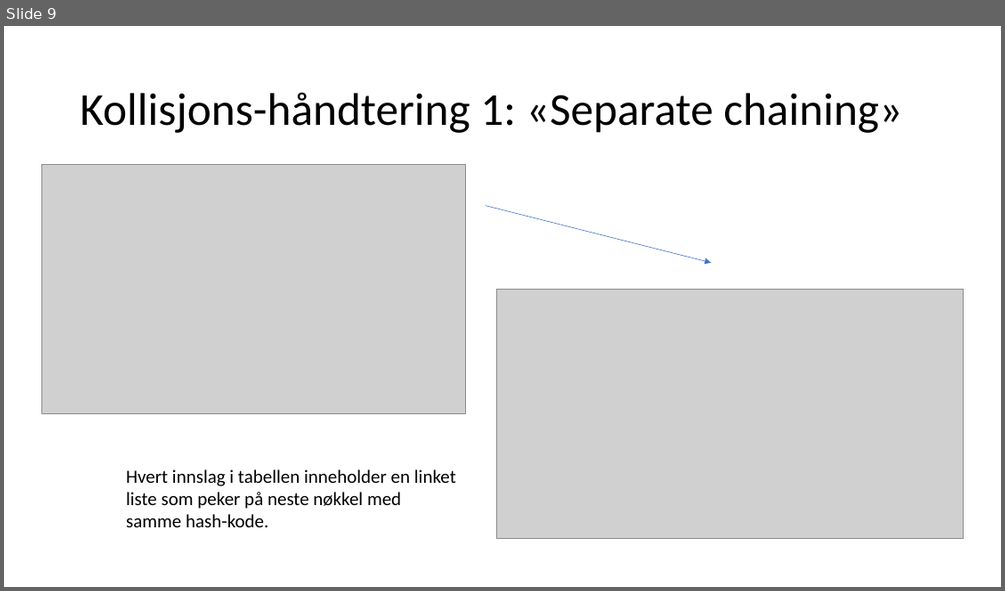
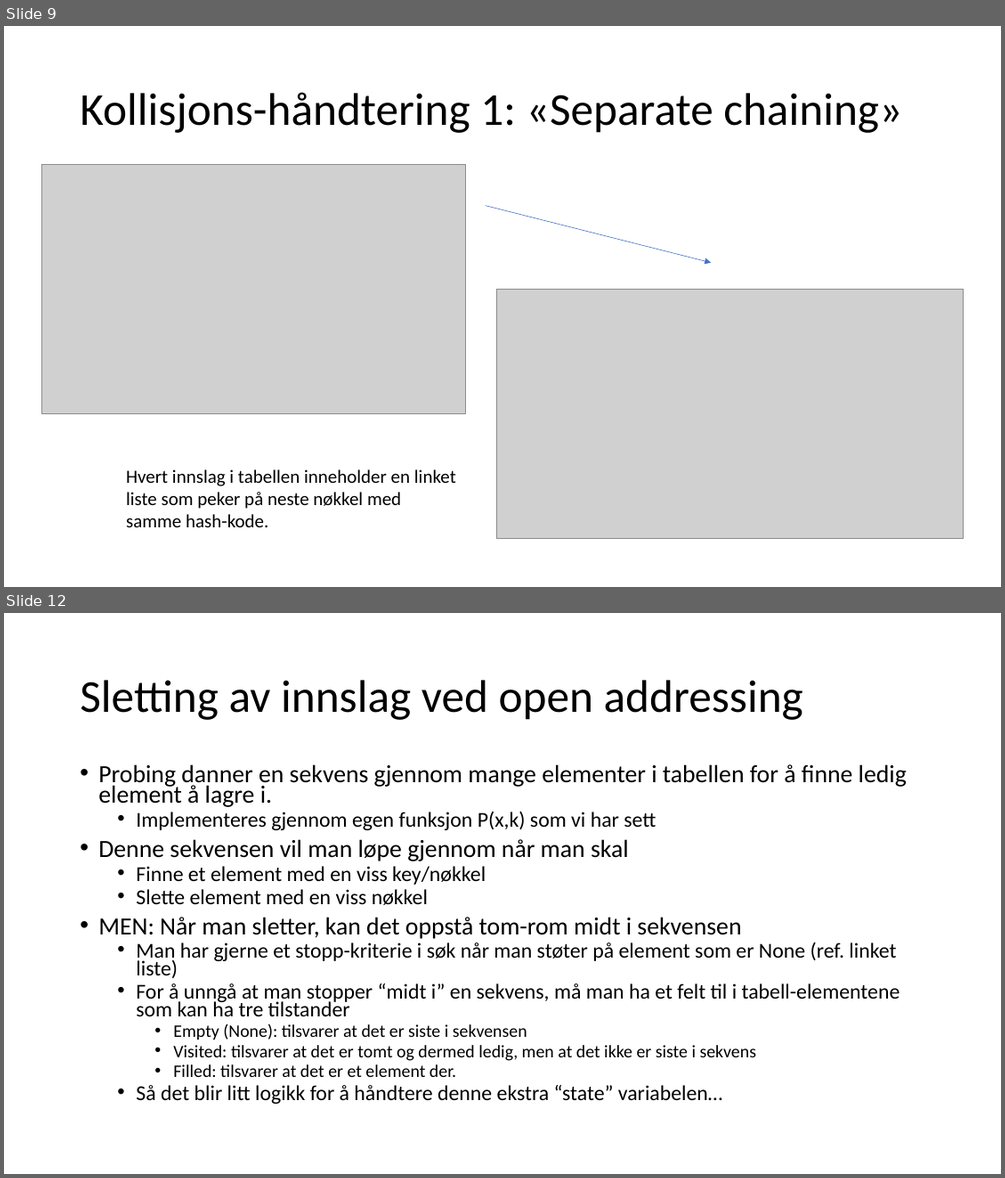
Before and after one commit to helgeingvart/DTE-2511, a slide deck: resources/classroom/Hashing.pptx. Shown one above the other, each under a label of ours: slide 9 before the commit, slides 9 and 12 after it; the slides between them are not shown. The pictures are 1005x591 and 1005x1178 pixels, drawn with LibreOffice and Linux fonts; fonts in the diff are those of the drawing; grey boxes stand for pictures. Boxes give left, top, right and bottom in pixels: in the first picture for what was removed or moved away, otherwise in the second. Text is boxed around its words. In the diff, an @@ line names an element or a change of style, - is before the commit and + after.

```diff
--- a/resources/classroom/Hashing.pptx
+++ b/resources/classroom/Hashing.pptx
@@ slide 12 added at (x1=4, y1=613, x2=1001, y2=1174), background #FFFFFF @@
@@ title added at (x1=80, y1=680, x2=803, y2=720), 44 pt, text #000000 @@
+Sletting av innslag ved open addressing
@@ text added at (x1=98, y1=764, x2=906, y2=1103), 20.4 pt, text #000000 @@
+• Probing danner en sekvens gjennom mange elementer i tabellen for å finne ledig element å lagre i.
+  • Implementeres gjennom egen funksjon P(x,k) som vi har sett
+• Denne sekvensen vil man løpe gjennom når man skal
+  • Finne et element med en viss key/nøkkel
+  • Slette element med en viss nøkkel
+• MEN: Når man sletter, kan det oppstå tom-rom midt i sekvensen
+  • Man har gjerne et stopp-kriterie i søk når man støter på element som er None (ref. linket liste)
+  • For å unngå at man stopper “midt i” en sekvens, må man ha et felt til i tabell-elementene som kan ha tre tilstander
+    • Empty (None): tilsvarer at det er siste i sekvensen
+    • Visited: tilsvarer at det er tomt og dermed ledig, men at det ikke er siste i sekvens
+    • Filled: tilsvarer at det er et element der.
+  • Så det blir litt logikk for å håndtere denne ekstra “state” variabelen…
```
Also in this commit, not shown: 2 slides changed, 2 other slides added, 6 other files.
